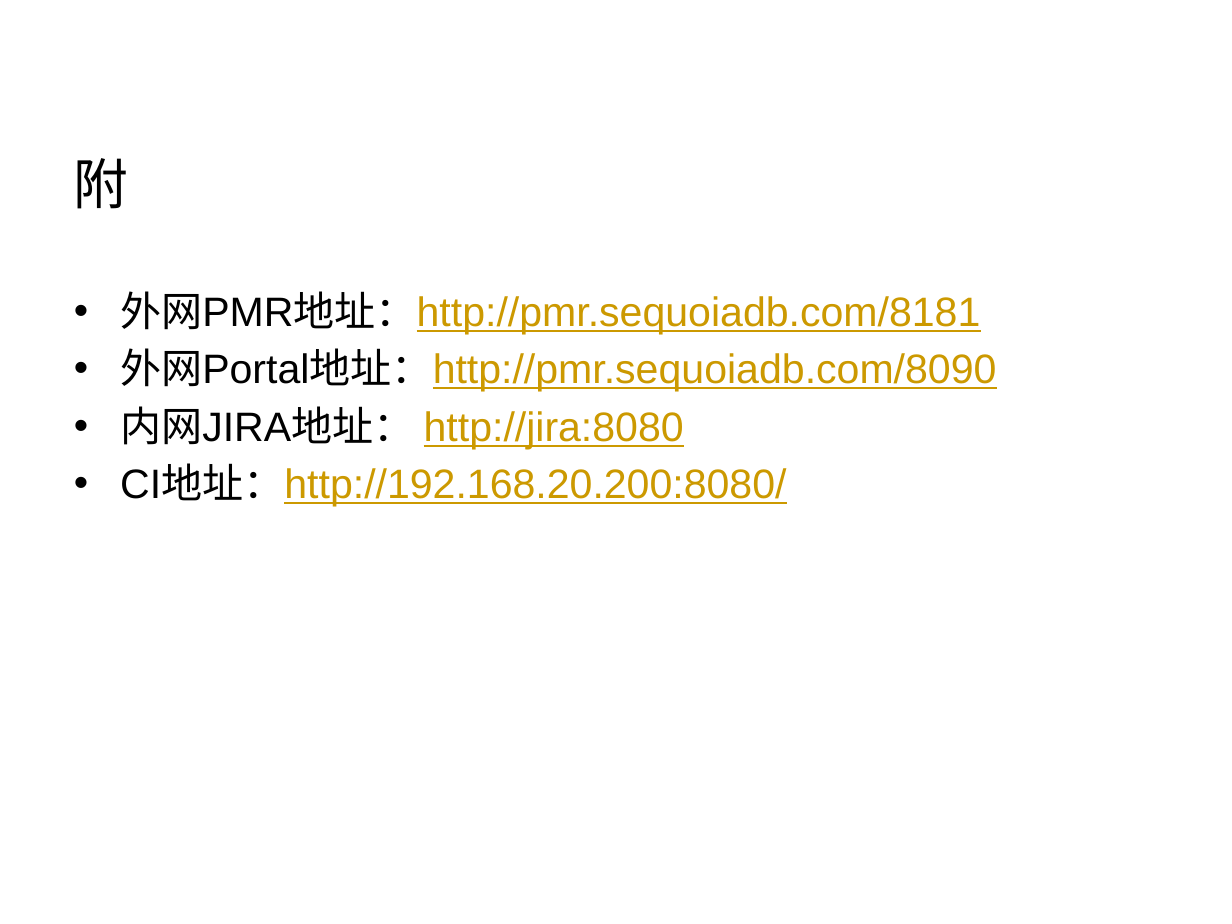
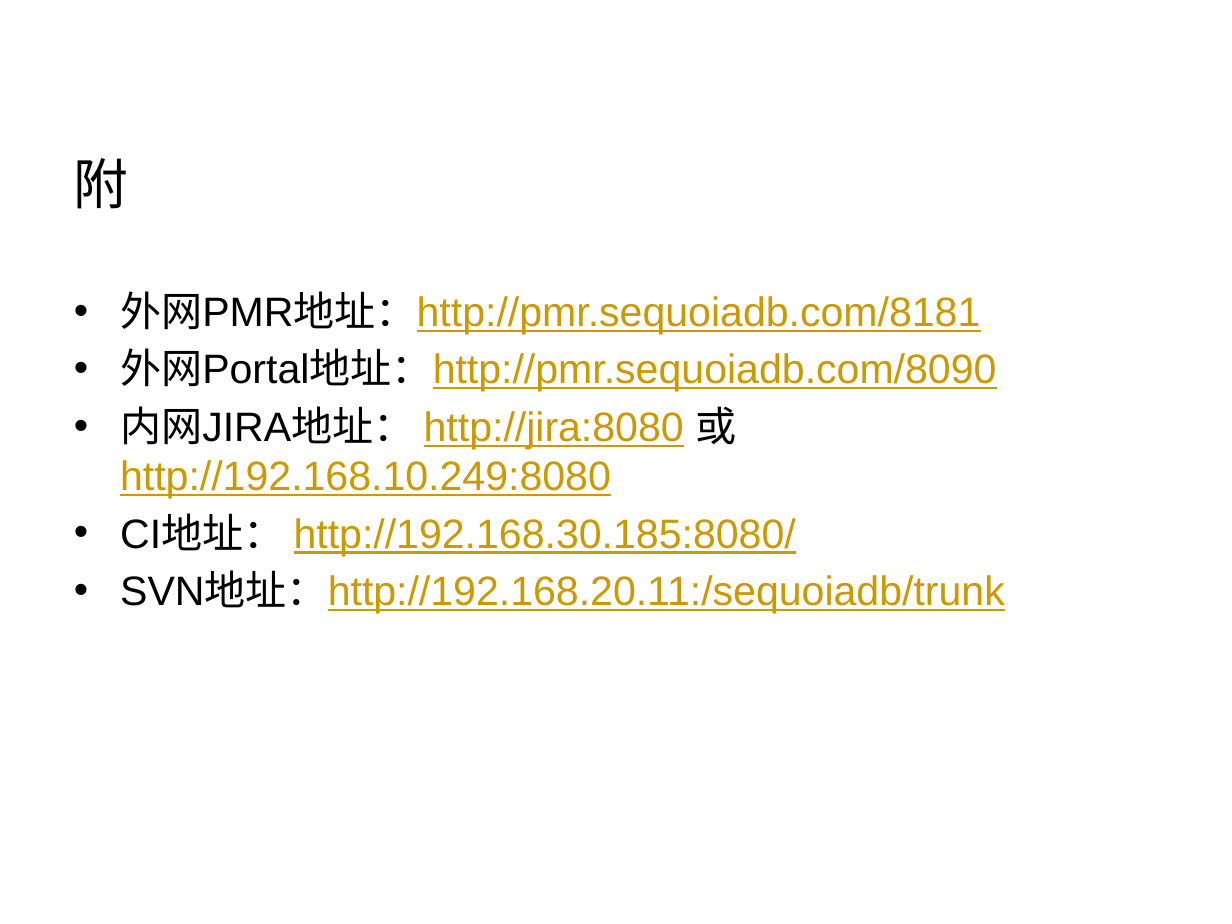
Before and after one commit to Vivian-hihi/SequoiaDB, a slide deck: slide 18 of internal_doc/00.项目管理/02.制度宣传/2016研发组织结构和制度流程宣传.pptx. Drawn at 1232x924 pixels with LibreOffice and Linux fonts; fonts in the diff are those of the drawing; background and template pictures are left out. Boxes give left, top, right and bottom in pixels: in the first picture for what was removed or moved away, otherwise in the second. Text is boxed around its words. In the diff, an @@ line names an element or a change of style, - is before the commit and + after.

```diff
--- a/internal_doc/00.项目管理/02.制度宣传/2016研发组织结构和制度流程宣传.pptx
+++ b/internal_doc/00.项目管理/02.制度宣传/2016研发组织结构和制度流程宣传.pptx
@@ text at box(120, 406, 1005, 613): text changed @@
-• 内网JIRA地址： http://jira:8080
-• CI地址：http://192.168.20.200:8080/
+• 内网JIRA地址： http://jira:8080 或 http://192.168.10.249:8080
+• CI地址： http://192.168.30.185:8080/
+• SVN地址：http://192.168.20.11:/sequoiadb/trunk
```
